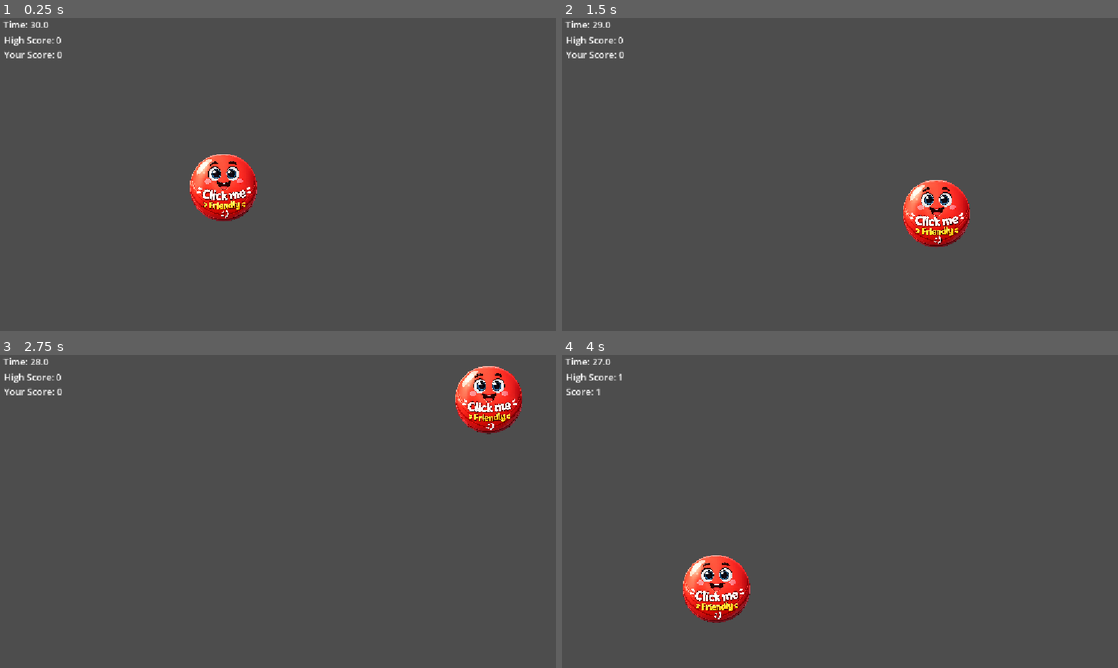
Above: before the commit, frames 1-4 (two rows, left to right).
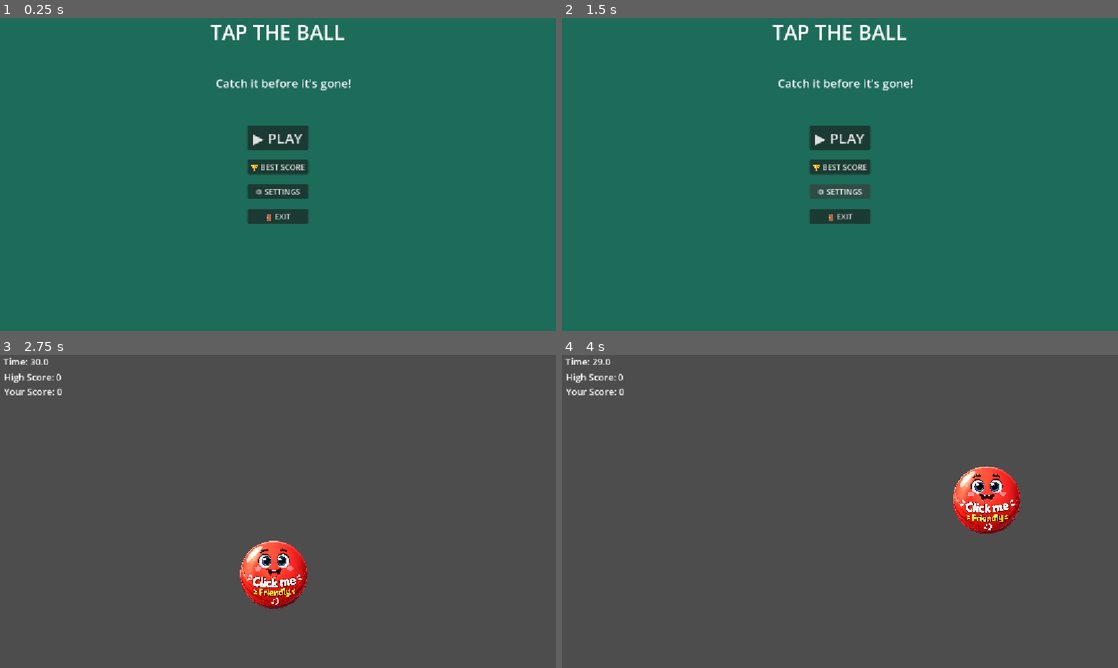
Above: after the commit, the same moments.

Repository: neotechops/tap-the-ball
Game: Godot game, scene res://Scenes/MainMenu.tscn
Two runs of this game, one before a commit and one after it. Both use one fixed random seed, a clock stepped at 60 frames per second and the inputs below. Before the commit the project starts from res://Scenes/Main.tscn.
Inputs (mouse positions are in pixels of both pictures, inside the frame that each line leads up to):
- Up to frame 1 (0.25 s): no input
- Up to frame 2 (1.5 s): click (840, 168) at 0.5 s, where only the run after the commit has a clickable "🏆 BEST SCORE"; click (840, 190) at 1.25 s, where only the run after the commit has a clickable "⚙ SETTINGS"
- Up to frame 3 (2.75 s): click (278, 473) at 2 s, where only the run after the commit has a clickable "▶ PLAY"
- Up to frame 4 (4 s): move the mouse to (1051, 405) at 2.77 s; click (1051, 405) at 2.92 s; move the mouse to (728, 527) at 3.52 s; click (728, 527) at 3.67 s

The runs differ from the first frame. In frame 1, 100% of the frame differs, in the area x 0-100%, y 0-100%; in frame 2, 100%; in frame 3, 4.1%; in frame 4, 4.3%.

Commit message:
Add main menu and game navigation

Diff:
--- /dev/null
+++ b/Scenes/BestScore.tscn
@@ -0,0 +1,33 @@
+[gd_scene format=3 uid="uid://b76smxuhhgoi"]
+
+[sub_resource type="LabelSettings" id="LabelSettings_1mgxu"]
+font_size = 48
+
+[node name="BestScore" type="Control" unique_id=699966928]
+layout_mode = 3
+anchors_preset = 15
+anchor_right = 1.0
+anchor_bottom = 1.0
+grow_horizontal = 2
+grow_vertical = 2
+
+[node name="Background" type="ColorRect" parent="." unique_id=14603337]
+layout_mode = 1
+anchors_preset = 15
+anchor_right = 1.0
+anchor_bottom = 1.0
+grow_horizontal = 2
+grow_vertical = 2
+color = Color(0.13769042, 0.70755523, 0.7290688, 1)
+
+[node name="Title" type="Label" parent="." unique_id=349883725]
+layout_mode = 1
+anchors_preset = 5
+anchor_left = 0.5
+anchor_right = 0.5
+offset_left = -138.5
+offset_right = 138.5
+offset_bottom = 67.0
+grow_horizontal = 2
+text = "BEST SCORE"
+label_settings = SubResource("LabelSettings_1mgxu")
--- /dev/null
+++ b/Scenes/MainMenu.tscn
@@ -0,0 +1,76 @@
+[gd_scene format=3 uid="uid://cgeuvi0k6qlte"]
+
+[ext_resource type="Script" uid="uid://dfsue7k8g3pgx" path="res://Scripts/MainMenu.gd" id="1_tt5f1"]
+
+[sub_resource type="LabelSettings" id="LabelSettings_bnhvo"]
+font_size = 24
+font_color = Color(0.984716, 0.9849116, 0.995617, 1)
+
+[node name="MainMenu" type="Control" unique_id=592156904]
+layout_mode = 3
+anchors_preset = 15
+anchor_right = 1.0
+anchor_bottom = 1.0
+grow_horizontal = 2
+grow_vertical = 2
+script = ExtResource("1_tt5f1")
+
+[node name="Background" type="ColorRect" parent="." unique_id=1313400154]
+layout_mode = 1
+anchors_preset = 15
+anchor_right = 1.0
+anchor_bottom = 1.0
+grow_horizontal = 2
+grow_vertical = 2
+color = Color(0.113404654, 0.41814598, 0.35108396, 1)
+
+[node name="GameTitle" type="Label" parent="." unique_id=2095112809]
+layout_mode = 1
+anchors_preset = 10
+anchor_right = 1.0
+offset_bottom = 58.0
+grow_horizontal = 2
+theme_override_font_sizes/font_size = 42
+text = "TAP THE BALL"
+horizontal_alignment = 1
+
+[node name="Subtitle" type="Label" parent="." unique_id=589766002]
+layout_mode = 0
+offset_left = 447.0
+offset_top = 118.0
+offset_right = 728.0
+offset_bottom = 152.0
+text = "Catch it before it's gone!"
+label_settings = SubResource("LabelSettings_bnhvo")
+
+[node name="MenuButtons" type="VBoxContainer" parent="." unique_id=1839985007]
+layout_mode = 1
+anchors_preset = 8
+anchor_left = 0.5
+anchor_top = 0.5
+anchor_right = 0.5
+anchor_bottom = 0.5
+offset_left = -63.0
+offset_top = -101.5
+offset_right = 63.0
+offset_bottom = 101.5
+grow_horizontal = 2
+grow_vertical = 2
+theme_override_constants/separation = 20
+
+[node name="PlayButton" type="Button" parent="MenuButtons" unique_id=8444898]
+layout_mode = 2
+theme_override_font_sizes/font_size = 30
+text = "▶ PLAY"
+
+[node name="BestScoreButton" type="Button" parent="MenuButtons" unique_id=102649117]
+layout_mode = 2
+text = "🏆 BEST SCORE"
+
+[node name="SettingsButton" type="Button" parent="MenuButtons" unique_id=798471576]
+layout_mode = 2
+text = "⚙ SETTINGS"
+
+[node name="ExitButton" type="Button" parent="MenuButtons" unique_id=1381844731]
+layout_mode = 2
+text = "🚪 EXIT"
--- /dev/null
+++ b/Scripts/MainMenu.gd
@@ -0,0 +1,9 @@
+extends Control
+
+@onready var play_button = $MenuButtons/PlayButton
+
+func _ready():
+	play_button.pressed.connect(_on_play_pressed)
+
+func _on_play_pressed():
+	get_tree().change_scene_to_file("res://Scenes/Main.tscn")
--- a/project.godot
+++ b/project.godot
@@ -11,7 +11,7 @@
 [application]
 
 config/name="TapTheBall"
-run/main_scene="uid://b6e5usfmllghd"
+run/main_scene="uid://cgeuvi0k6qlte"
 config/features=PackedStringArray("4.7", "Forward Plus")
 config/icon="res://icon.svg"
 
Not shown, added: Scripts/MainMenu.gd.uid
